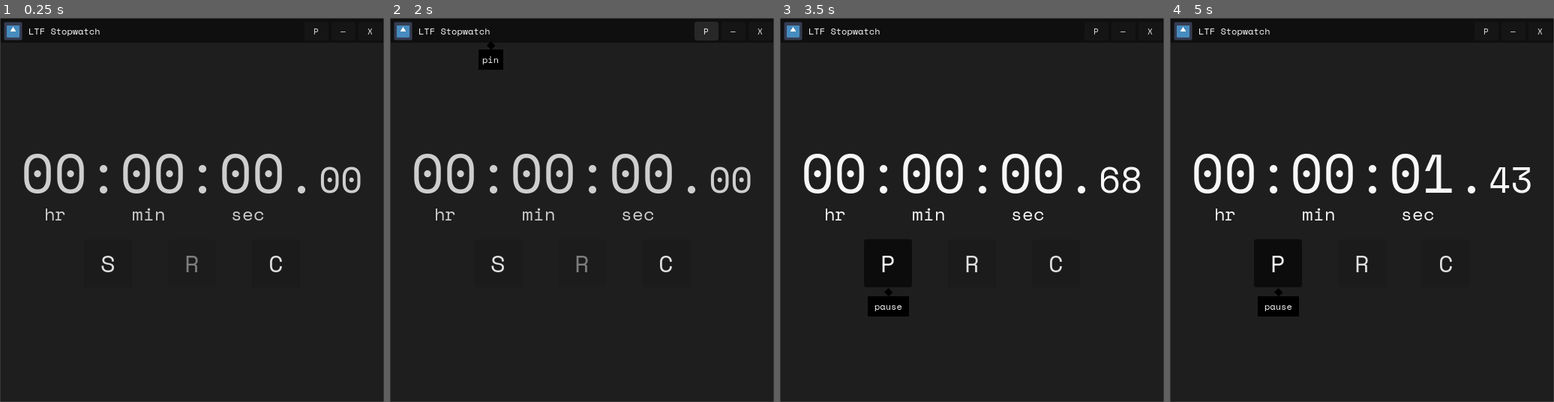
Above: before the commit, frames 1-4 (left to right).
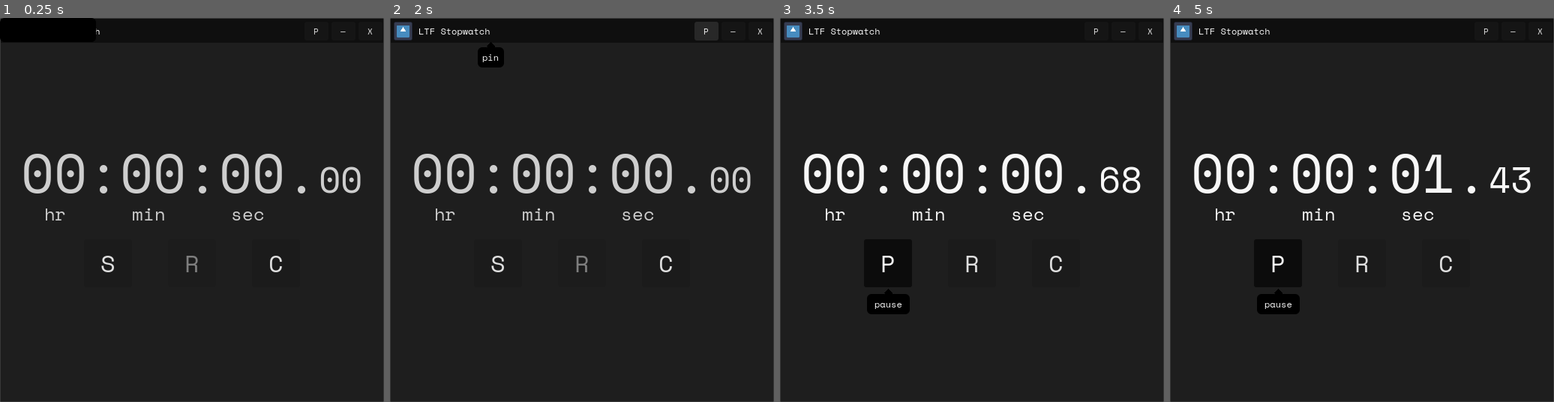
Above: after the commit, the same moments.

Repository: LiteFeather1/ltf-stopwatch
Game: Godot game, scene res://main.tscn
Two runs of this game, one before a commit and one after it. Both use one fixed random seed, a clock stepped at 60 frames per second and the inputs below. The engine's default icon, where the game draws it, is replaced by a stand-in: a white triangle on a blue panel in a dark square.
Inputs:
- Up to frame 1 (0.25 s): no input
- Up to frame 2 (2 s): click "P" at 0.5 s; click "nP" at 1.25 s
- Up to frame 3 (3.5 s): click "—" at 2 s; click "S" at 2.75 s
- Up to frame 4 (5 s): click "P" at 3.5 s; click "C" at 4.25 s

The runs differ from the first frame. In frame 1, 0.4% of the frame differs, in the area x 0-25%, y 0-6%; in frame 2, 0.1%; in frame 3, 0.2%; in frame 4, 0.2%.

Commit message:
pop up is now a panel instead of colour rect and now we have a beautiful round pop up

Diff:
--- a/scenes/pop_up.gd
+++ b/scenes/pop_up.gd
@@ -1,7 +1,7 @@
-class_name PopUp extends ColorRect
+class_name PopUp extends Panel
 
 
-@export var _label_padding := Vector2(8.0, 4.0)
+@export var _label_padding := Vector2(10.0, 4.0)
 @export var _animation_duration := .15
 
 var _font: Font
@@ -43,7 +43,7 @@
 		out_x = window.size.x - right - _label_padding.x
 		new_x += out_x
 
-	var new_y := c.global_position.y + (c.size.y * c_scale.y) + _dent.size.y + _label_padding.y
+	var new_y := c.global_position.y + c.size.y * c_scale.y + _label_padding.y - _dent.position.y
 	var bot := new_y + size.y
 	if window.size.y <= bot:
 		new_y += window.size.y - bot - _label_padding.y
--- a/scenes/pop_up.tscn
+++ b/scenes/pop_up.tscn
@@ -1,14 +1,20 @@
-[gd_scene load_steps=2 format=3 uid="uid://b828x2tbifvm2"]
+[gd_scene load_steps=3 format=3 uid="uid://b828x2tbifvm2"]
 
 [ext_resource type="Script" path="res://scenes/pop_up.gd" id="1_vgt4r"]
 
-[node name="pop_up" type="ColorRect"]
-visible = false
+[sub_resource type="StyleBoxFlat" id="StyleBoxFlat_erual"]
+bg_color = Color(0, 0, 0, 1)
+corner_radius_top_left = 6
+corner_radius_top_right = 6
+corner_radius_bottom_right = 6
+corner_radius_bottom_left = 6
+
+[node name="pop_up" type="Panel"]
 z_index = 1000
 offset_right = 128.0
 offset_bottom = 32.0
 size_flags_horizontal = 4
-color = Color(0, 0, 0, 1)
+theme_override_styles/panel = SubResource("StyleBoxFlat_erual")
 script = ExtResource("1_vgt4r")
 
 [node name="l_text" type="Label" parent="."]
@@ -36,9 +42,9 @@
 anchor_left = 0.5
 anchor_right = 0.5
 offset_left = -4.0
-offset_top = -9.0
+offset_top = -5.0
 offset_right = 4.0
-offset_bottom = -1.0
+offset_bottom = 3.0
 grow_horizontal = 2
 rotation = 0.785398
 pivot_offset = Vector2(4, 4)
